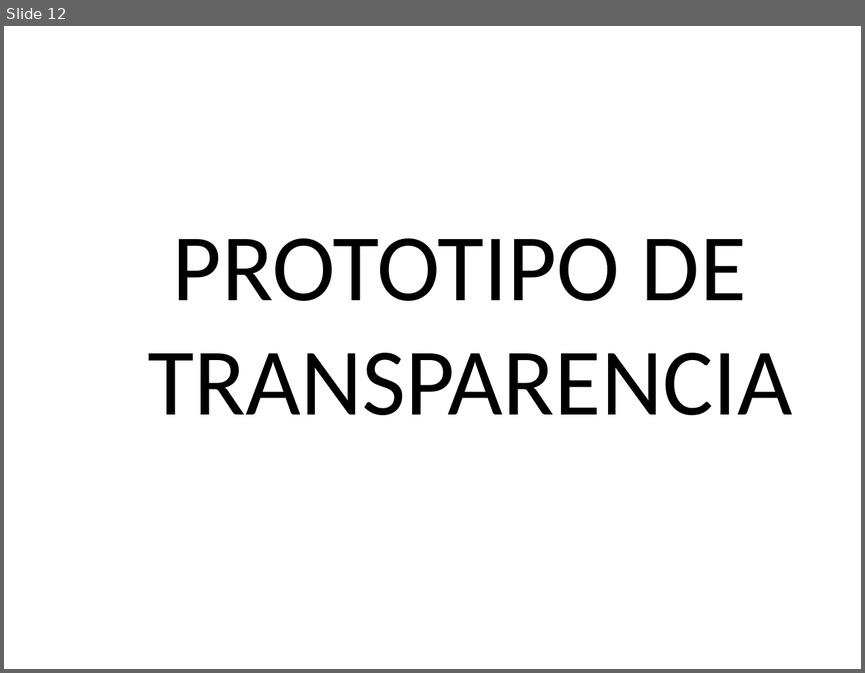
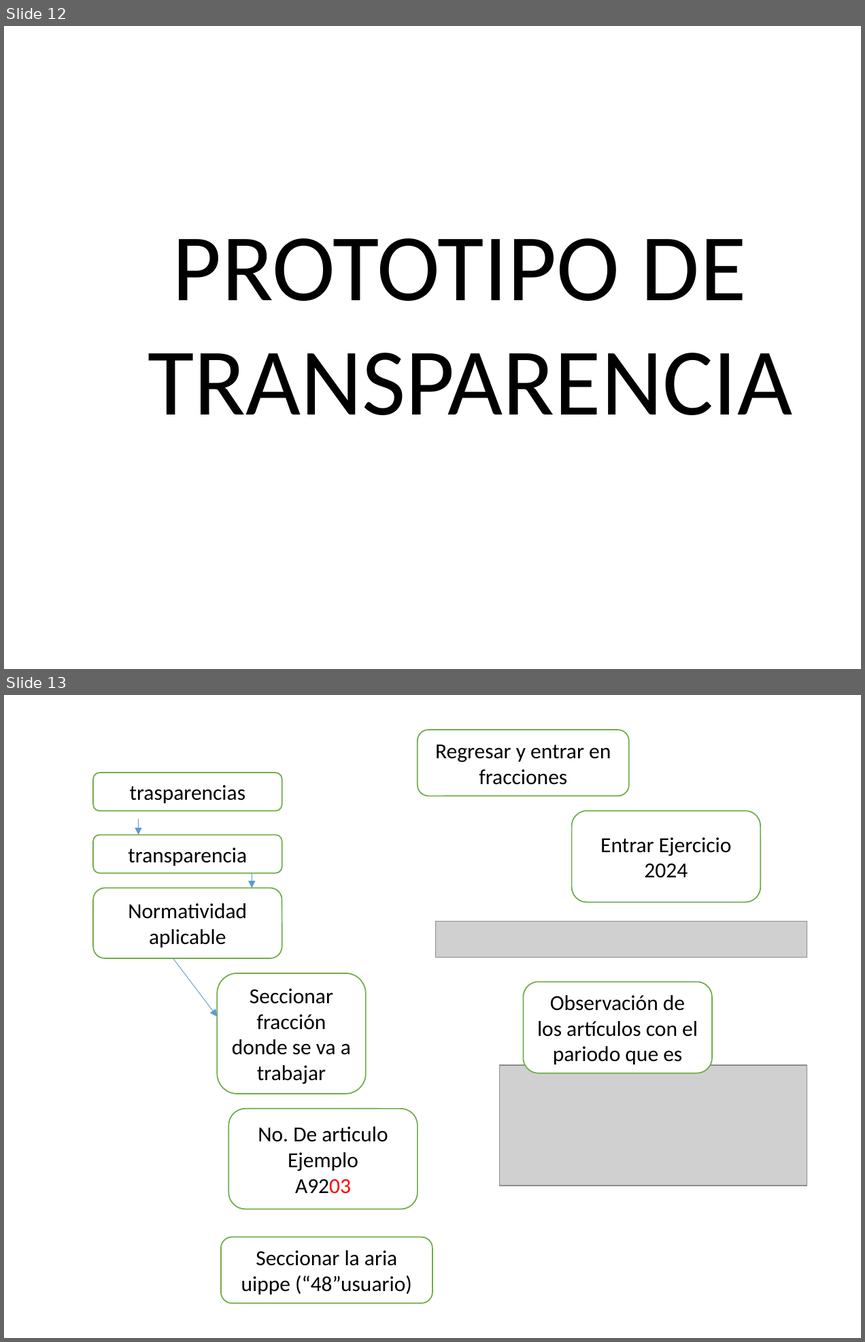
Before and after one commit to ernestovaldes575/htdocs, a slide deck: Intranet/Transparencia/Guia.pptx. Shown one above the other, each under a label of ours: slide 12 before the commit, slides 12 and 13 after it. The pictures are 865x673 and 865x1342 pixels, drawn with LibreOffice and Linux fonts; fonts in the diff are those of the drawing; grey boxes stand for pictures. Boxes give left, top, right and bottom in pixels: in the first picture for what was removed or moved away, otherwise in the second. Text is boxed around its words. In the diff, an @@ line names an element or a change of style, - is before the commit and + after.

```diff
--- a/Intranet/Transparencia/Guia.pptx
+++ b/Intranet/Transparencia/Guia.pptx
@@ slide 13 added at (4,695,861,1338), background #FFFFFF @@
@@ rounded rectangle added at (417,730,629,796), fill #FFFFFF, outline #70AD47 1 pt, 18 pt, text #000000 @@
+Regresar y entrar en fracciones
@@ rounded rectangle added at (93,773,281,811), fill #FFFFFF, outline #70AD47 1 pt, 18 pt, text #000000 @@
+trasparencias
@@ rounded rectangle added at (571,811,759,902), fill #FFFFFF, outline #70AD47 1 pt, 18 pt, text #000000 @@
+Entrar Ejercicio 2024
@@ rounded rectangle added at (93,834,281,873), fill #FFFFFF, outline #70AD47 1 pt, 18 pt, text #000000 @@
+transparencia
@@ arrow added from (139, 819) to (139, 834), #5B9BD5 0.5 pt @@
@@ arrow added from (252, 873) to (252, 888), #5B9BD5 0.5 pt @@
@@ rounded rectangle added at (93,888,281,958), fill #FFFFFF, outline #70AD47 1 pt, 18 pt, text #000000 @@
+Normatividad aplicable
@@ picture added at (436,921,807,957) @@
@@ arrow added from (173, 958) to (218, 1016), #5B9BD5 0.5 pt @@
@@ rounded rectangle added at (218,974,366,1094), fill #FFFFFF, outline #70AD47 1 pt, 18 pt, text #000000 @@
+Seccionar fracción donde se va a trabajar
@@ rounded rectangle added at (524,982,712,1074), fill #FFFFFF, outline #70AD47 1 pt, 18 pt, text #000000 @@
+Observación de los artículos con el pariodo que es
@@ picture added at (499,1065,807,1186) @@
@@ rounded rectangle added at (228,1108,417,1208), fill #FFFFFF, outline #70AD47 1 pt, 18 pt, text #000000 @@
+No. De articulo
+Ejemplo
+A9203
@@ rounded rectangle added at (221,1236,432,1302), fill #FFFFFF, outline #70AD47 1 pt, 18 pt, text #000000 @@
+Seccionar la aria uippe (“48”usuario)
```
Also in this commit, not shown: 35 other files.
